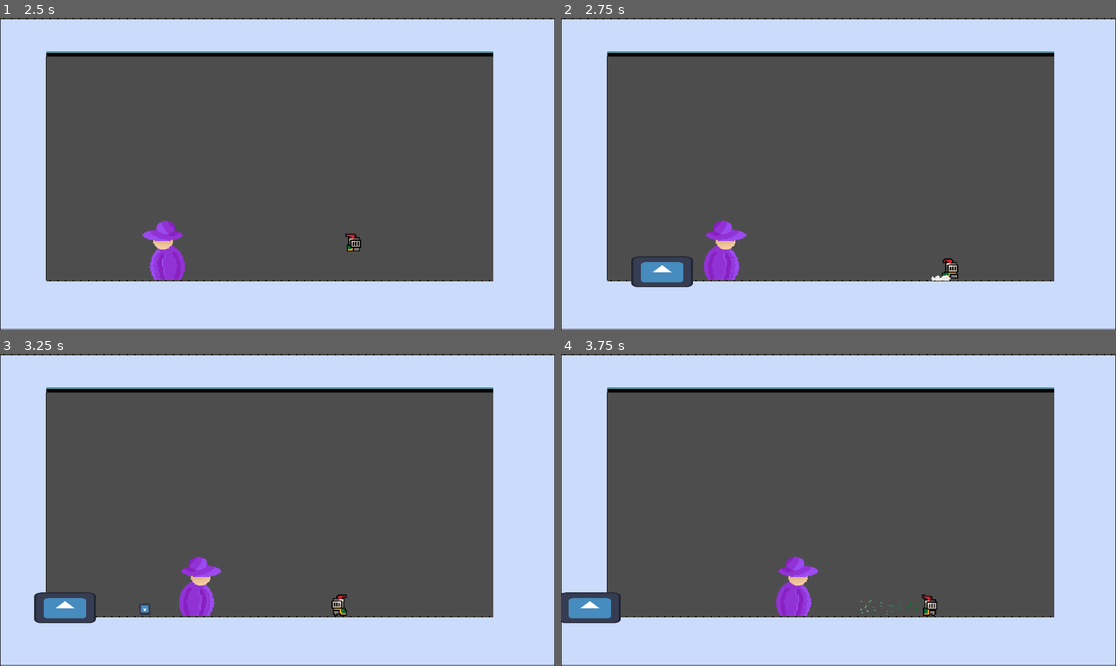
Above: before the commit, frames 1-4 (two rows, left to right).
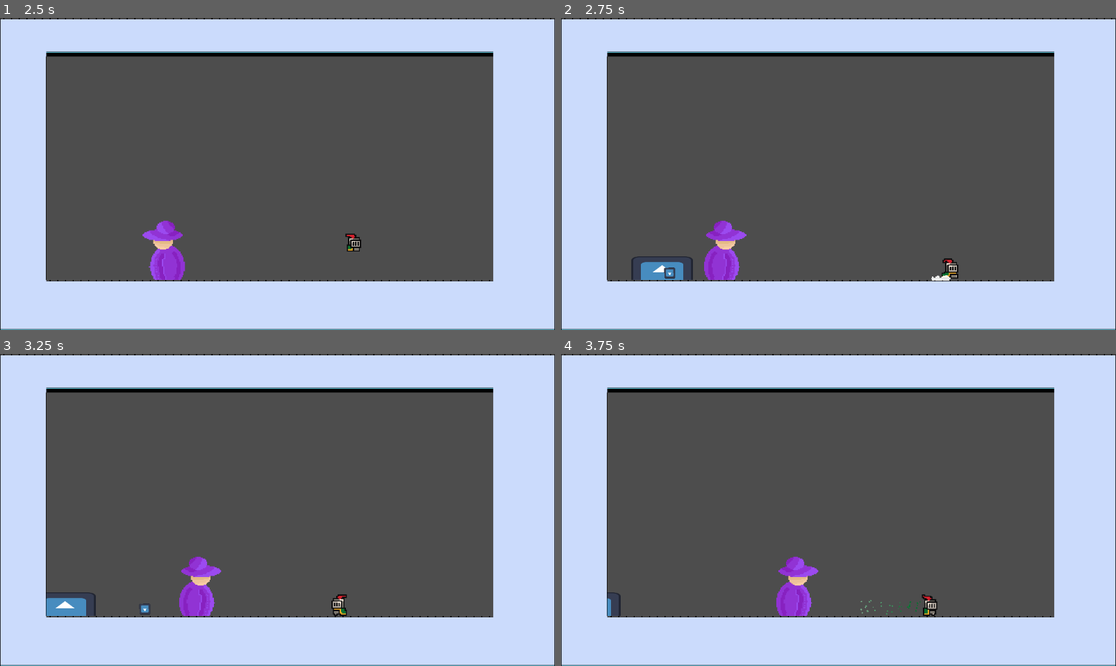
Above: after the commit, the same moments.

Repository: PjotrNik/shefjam
Game: Godot game, scene res://scenes/start_page.tscn
Two runs of this game, one before a commit and one after it. Both use one fixed random seed, a clock stepped at 60 frames per second and the inputs below. The engine's default icon, where the game draws it, is replaced by a stand-in: a white triangle on a blue panel in a dark square.
Inputs:
- Up to frame 1 (2.5 s): click "Start" at 0.5 s; hold D (move_right) from 1.28 s (still down); tap Space (dash) at 1.35 s; tap W (jump) at 1.52, 2.27 s; tap S (melee_attack) at 2.1 s
- Up to frame 2 (2.75 s): keep holding D (move_right)
- Up to frame 3 (3.25 s): release D (move_right) at 2.78 s; hold A (move_left) from 2.78 s (still down); tap Shift (ranged_attack) at 2.85 s
- Up to frame 4 (3.75 s): release A (move_left) at 3.53 s; hold D (move_right) from 3.53 s (still down); tap Space (dash) at 3.6 s

Frame 1 is identical in both runs. In frame 2, 0.3% of the frame differs, in the area x 12-24%, y 79-87%; in frame 3, 0.4%; in frame 4, 0.9%, in the area x 0-11%, y 76-87%.

Commit message:
Added sprites and made them disapear behind walls

Diff:
--- a/scenes/projectile_1.tscn
+++ b/scenes/projectile_1.tscn
@@ -1,7 +1,7 @@
 [gd_scene load_steps=4 format=3 uid="uid://bt8d6g725yqj1"]
 
 [ext_resource type="Script" uid="uid://esfdu7c5k2sd" path="res://scripts/projectile_arc.gd" id="1_duhtt"]
-[ext_resource type="Texture2D" uid="uid://bl0f8nf2iox1x" path="res://icon.svg" id="2_skviv"]
+[ext_resource type="Texture2D" uid="uid://dc5lars6tovtd" path="res://Sprites/Lob_sprite.png" id="2_duhtt"]
 
 [sub_resource type="CircleShape2D" id="CircleShape2D_ypg35"]
 radius = 31.0
@@ -17,7 +17,9 @@
 shape = SubResource("CircleShape2D_ypg35")
 
 [node name="Sprite2D" type="Sprite2D" parent="."]
-scale = Vector2(0.492188, 0.492188)
-texture = ExtResource("2_skviv")
+z_index = -1
+position = Vector2(0, -15)
+scale = Vector2(2.05811, 2.05811)
+texture = ExtResource("2_duhtt")
 
 [connection signal="body_shape_entered" from="." to="." method="_on_body_shape_entered"]
--- a/scenes/shockwave.tscn
+++ b/scenes/shockwave.tscn
@@ -18,6 +18,7 @@
 }]
 
 [node name="Shockwave" type="Area2D"]
+z_index = -1
 script = ExtResource("1_238uk")
 speed = 300.0
 ttl = 100.0
Not shown: 1 places in boss.tscn that only renumber resources
Not shown: 1 places in phase_1_map.tscn that only renumber resources
